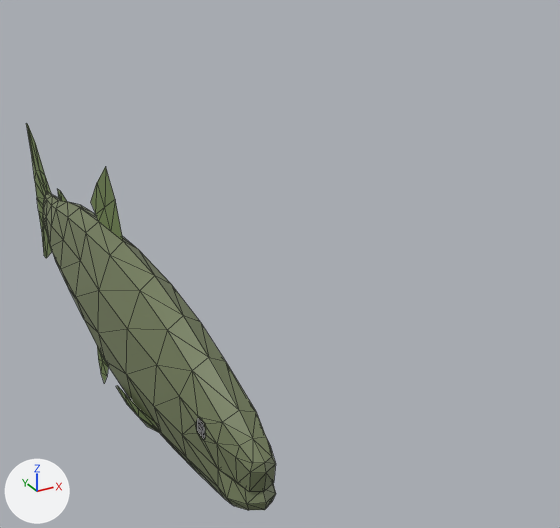
A saved change to the FBX model Assets/Models/Animals/Salmon.fbx.
Before and after are seen from a 50 mm camera at (-0.226, -0.834, 0.384) aimed at (0.192, -0.074, 0.003). The lights are fixed; the arrows at lower left show +X, +Y and +Z. The older version comes first. Mesh edges are drawn as thin lines. Where no turn or scale is listed for an object, it has been applied to the vertices.

In view in the first picture: 'SalmonFin1', 'SalmonFin3', 'SalmonFin4', 'SalmonFin5', 'SalmonFin6', 'TriangulatedSalmon'.
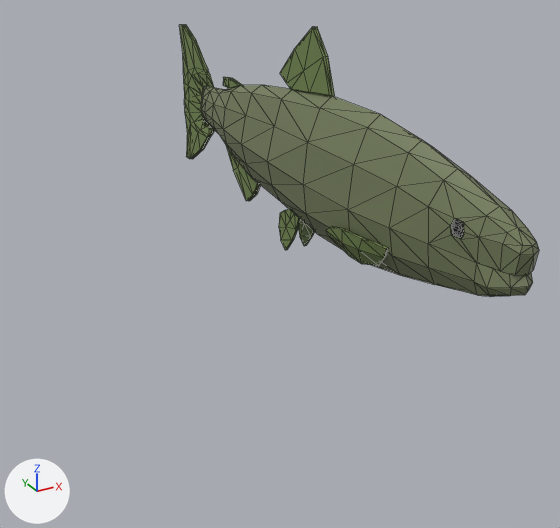
Where the change shows, as pixel boxes (x1, y1, x2, y2) in the pictures (560 x 528 px):
'TriangulatedSalmon', moved
    before: (43, 191, 276, 510)
    after: (201, 85, 539, 297)
'SalmonFin3', reshaped, moved
    before: (26, 124, 52, 258)
    after: (179, 25, 215, 159)
'SalmonFin1', reshaped, moved (70% wider, 8% shorter)
    before: (91, 166, 123, 241)
    after: (280, 27, 335, 96)
'SalmonFin4', reshaped, moved
    before: (116, 386, 159, 432)
    after: (326, 226, 388, 266)
'SalmonFin6', reshaped, moved (mostly hidden before)
    before: (97, 346, 108, 384)
    after: (279, 210, 315, 250)
'SalmonFin2', reshaped, moved (not visible before)
    after: (226, 145, 260, 201)
'SalmonFin5', reshaped, moved
    before: (58, 190, 67, 201)
    after: (223, 77, 242, 88)
part 1 of me_plane_043, added
    after: (223, 77, 242, 88)
part 2 of me_plane_044, added
    after: (286, 218, 315, 250)
part 3 of me_plane_041, added (green)
    after: (179, 25, 215, 159)
part 5 of me_plane_039, added (green)
    after: (280, 27, 335, 96)
part 6 of me_plane_042, added (green)
    after: (326, 226, 388, 266)

The change, as a list of edits to the scene's bpy script:
```text
Change me_plane_042:
    remove me_plane_042.from_pydata(...)  # 24 vertices, 24 faces; spans x -0.041..0.041, y -0.1284..-0.026, z -0.0733..-0.0361
    add me_plane_042.from_pydata(...)  # 48 vertices, 88 faces; spans x -0.0442..0.0442, y -0.1292..-0.026, z -0.075..-0.0361
    me_plane_042 part 6: 12 vertices added at x -0.0442..-0.0237, y -0.1292..-0.026, z -0.075..-0.0369
    other edits to the shape of me_plane_042 do not show in these pictures
Change me_plane_039:
    remove me_plane_039.from_pydata(...)  # 9 vertices, 8 faces; spans x 0.0, y 0.0342..0.1546, z 0.08..0.1604
    add me_plane_039.from_pydata(...)  # 27 vertices, 56 faces; spans x -0.0033..0.0033, y 0.0342..0.1546, z 0.08..0.1604
    me_plane_039 part 5
    2 vertices are added at (0.0033, 0.0937, 0.108), (-0.0033, 0.0937, 0.108)
    8 new vertices lie (0.0033, 0.0, 0.0) away from vertices in x 0.0, y 0.0342..0.1546, z 0.08..0.1604
    8 new vertices lie (-0.0033, 0.0, 0.0) away from vertices in x 0.0, y 0.0342..0.1546, z 0.08..0.1604
    48 new faces join them
Change me_plane_040:
    remove me_plane_040.from_pydata(...)  # 8 vertices, 7 faces; spans x 0.0, y 0.2151..0.3293, z -0.1071..-0.0291
    add me_plane_040.from_pydata(...)  # 24 vertices, 49 faces; spans x -0.0033..0.0033, y 0.2151..0.3293, z -0.1071..-0.0291
    me_plane_040 part 4
    2 vertices are added at (0.0033, 0.2842, -0.0628), (-0.0033, 0.2842, -0.0628)
    7 new vertices lie (0.0033, 0.0, 0.0) away from vertices in x 0.0, y 0.2151..0.3293, z -0.1071..-0.0291
    7 new vertices lie (-0.0033, 0.0, 0.0) away from vertices in x 0.0, y 0.2151..0.3293, z -0.1071..-0.0291
    42 new faces join them
Change me_plane_041:
    remove me_plane_041.from_pydata(...)  # 26 vertices, 28 faces; spans x 0.0, y 0.366..0.488, z -0.097..0.122
    add me_plane_041.from_pydata(...)  # 78 vertices, 172 faces; spans x -0.003..0.003, y 0.366..0.488, z -0.097..0.122
    me_plane_041 part 3
    52 vertices are added at x -0.003..0.003, y 0.387..0.488, z -0.097..0.122
    144 new faces join them
Change me_plane_044:
    remove me_plane_044.from_pydata(...)  # 24 vertices, 24 faces; spans x -0.0162..0.0162, y 0.0811..0.1334, z -0.1317..-0.0696
    add me_plane_044.from_pydata(...)  # 48 vertices, 88 faces; spans x -0.0162..0.0162, y 0.0811..0.1334, z -0.1317..-0.0696
    me_plane_044 part 2
    10 vertices are added at x -0.0129..0.0129, y 0.0812..0.1148, z -0.0976..-0.0697
    7 new vertices lie (-0.0033, 0.0, 0.0) away from vertices in x 0.0162, y 0.0877..0.1334, z -0.1317..-0.0751
    7 new vertices lie (0.0033, 0.0, 0.0) away from vertices in x -0.0162, y 0.0877..0.1334, z -0.1317..-0.0751
    64 new faces join them
Change me_plane_043:
    remove me_plane_043.from_pydata(...)  # 6 vertices, 4 faces; spans x 0.0, y 0.2746..0.328, z 0.0505..0.0648
    add me_plane_043.from_pydata(...)  # 18 vertices, 36 faces; spans x -0.0033..0.0033, y 0.2746..0.328, z 0.0505..0.0648
    me_plane_043 part 1
    6 new vertices lie (0.0033, 0.0, 0.0) away from vertices in x 0.0, y 0.2746..0.328, z 0.0505..0.0648
    6 new vertices lie (-0.0033, 0.0, 0.0) away from vertices in x 0.0, y 0.2746..0.328, z 0.0505..0.0648
    32 new faces join them
Change ob_salmonfin4:
    ob_salmonfin4.location: (0.0, -0.109, -0.017) -> (0.261, -0.109, 0.113)
Change ob_triangulatedsalmon:
    ob_triangulatedsalmon.location: (0.0, -0.109, -0.017) -> (0.261, -0.109, 0.113)
Change ob_salmonfin1:
    ob_salmonfin1.location: (0.0, -0.109, -0.017) -> (0.261, -0.109, 0.113)
Change ob_salmonfin2:
    ob_salmonfin2.location: (0.0, -0.109, -0.017) -> (0.261, -0.109, 0.113)
Change ob_salmonfin3:
    ob_salmonfin3.location: (0.0, -0.109, -0.017) -> (0.261, -0.109, 0.113)
Change ob_salmonfin6:
    ob_salmonfin6.location: (0.0, -0.109, -0.017) -> (0.261, -0.109, 0.113)
Change ob_salmonfin5:
    ob_salmonfin5.location: (0.0, -0.109, -0.017) -> (0.261, -0.109, 0.113)
```
